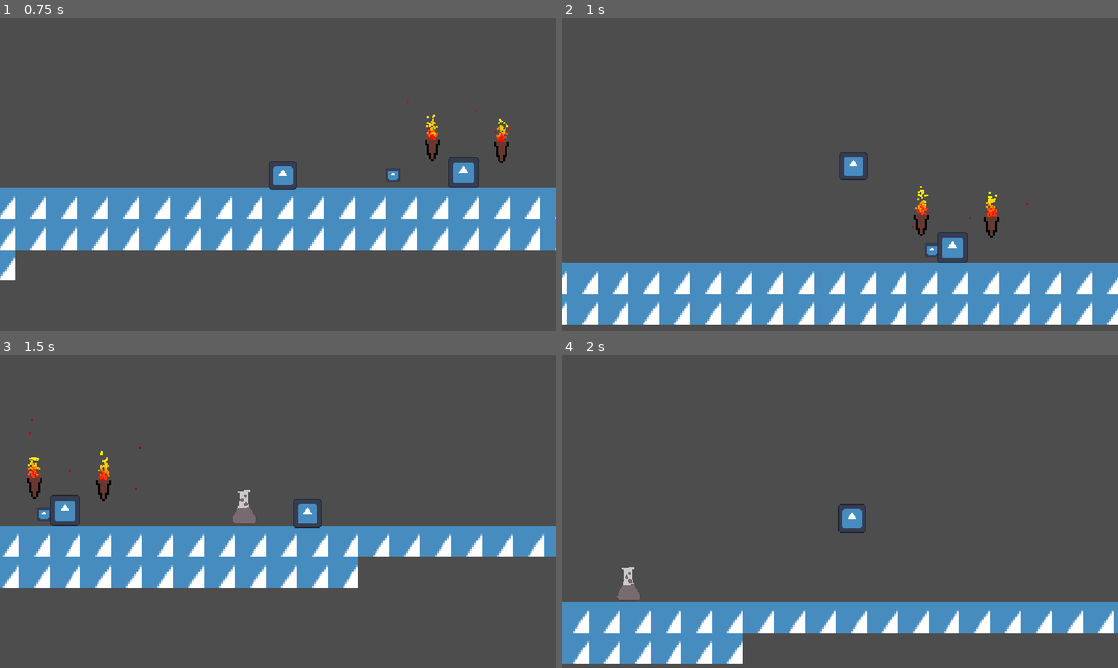
Above: before the commit, frames 1-4 (two rows, left to right).
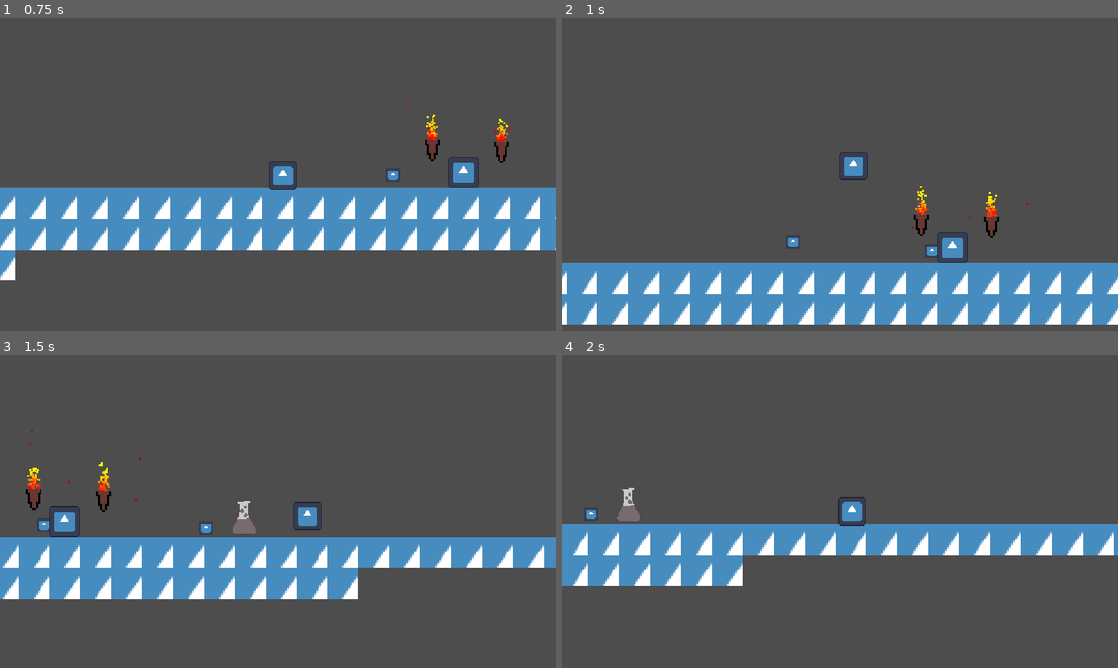
Above: after the commit, the same moments.

Repository: skueee/jame-gam-26
Game: Godot game, scene res://main.tscn
Two runs of this game, one before a commit and one after it. Both use one fixed random seed, a clock stepped at 60 frames per second and the inputs below. The engine's default icon, where the game draws it, is replaced by a stand-in: a white triangle on a blue panel in a dark square.
Inputs (mouse positions are in pixels of both pictures, inside the frame that each line leads up to):
- Up to frame 1 (0.75 s): tap Enter at 0.5 s; move the mouse to (400, 158) at 0.52 s; hold Right (right) from 0.53 s (still down); tap Q (throw) at 0.6 s; click (400, 158) at 0.67 s
- Up to frame 2 (1 s): keep holding Right (right); tap Up (up) at 0.77 s; tap Shift (bridge, bound only after the commit) at 0.8 s
- Up to frame 3 (1.5 s): keep holding Right (right); move the mouse to (166, 527) at 1.27 s; tap Shift (bridge, bound only after the commit) at 1.35 s
- Up to frame 4 (2 s): keep holding Right (right); tap Up (up) at 1.52 s; tap Q (throw) at 1.55 s

Frame 1 is identical in both runs. In frame 2, 0.3% of the frame differs, in the area x 4-79%, y 54-98%; in frame 3, 12%; in frame 4, 27%, in the area x 0-100%, y 42-99%.

Commit message:
now can bridge! no cooldown tho yet

Diff:
--- /dev/null
+++ b/bridgeable.tscn
@@ -0,0 +1,45 @@
+[gd_scene format=3 uid="uid://c6mo3p1dioh2s"]
+
+[ext_resource type="Texture2D" uid="uid://1v7kurpovumq" path="res://icon.svg" id="1_uo1tn"]
+
+[sub_resource type="GDScript" id="GDScript_uo1tn"]
+resource_name = "expire"
+script/source = "extends RigidBody2D
+@onready var timer: Timer = $Timer
+
+
+# Called when the node enters the scene tree for the first time.
+func _ready() -> void:
+	timer.timeout.connect(expire)
+	timer.start()
+
+
+func expire():
+	freeze = false
+	apply_central_impulse(Vector2(0, -0.2))
+	timer.timeout.connect(expire2)
+	timer.start()
+
+func expire2():
+	queue_free()
+"
+
+[sub_resource type="RectangleShape2D" id="RectangleShape2D_tsws6"]
+size = Vector2(7.5, 7.5)
+
+[node name="bridgeable" type="RigidBody2D" unique_id=1626015072]
+mass = 0.007
+gravity_scale = 0.2
+freeze = true
+script = SubResource("GDScript_uo1tn")
+
+[node name="Sprite2D" type="Sprite2D" parent="." unique_id=1759565082]
+position = Vector2(0, 5.9604645e-08)
+scale = Vector2(0.056640625, 0.05664063)
+texture = ExtResource("1_uo1tn")
+
+[node name="CollisionShape2D" type="CollisionShape2D" parent="." unique_id=696245529]
+shape = SubResource("RectangleShape2D_tsws6")
+
+[node name="Timer" type="Timer" parent="." unique_id=27813274]
+wait_time = 1.5
--- a/player.gd
+++ b/player.gd
@@ -25,6 +25,7 @@
 	set_velocit(_delta)
 	move_and_slide()
 	attack()
+	bridge()
 
 
 func get_input():
@@ -35,6 +36,16 @@
 		elif is_on_wall():
 			wall_jump = true
 			wall_direction = get_wall_normal()
+func bridge():
+	if Input.is_action_just_pressed("bridge"):
+
+		var bridgeable: PackedScene = load("res://bridgeable.tscn")
+		var bridge: RigidBody2D = bridgeable.instantiate()
+		bridge.global_position = Vector2(global_position.x, global_position.y+10)
+		get_parent().add_child(bridge)
+		var throw_direction = Vector2(direction, 0)
+		var throw_force = 500.0
+		bridge.apply_central_impulse(throw_direction * throw_force)
 
 func attack():
 	if Input.is_action_just_pressed("throw"):
--- a/project.godot
+++ b/project.godot
@@ -70,6 +70,11 @@
 "events": [Object(InputEventKey,"resource_local_to_scene":false,"resource_name":"","device":-1,"window_id":0,"alt_press …(192 unchanged characters)…
 ]
 }
+bridge={
+"deadzone": 0.2,
+"events": [Object(InputEventKey,"resource_local_to_scene":false,"resource_name":"","device":-1,"window_id":0,"alt_pressed":false,"shift_pressed":false,"ctrl_pressed":false,"meta_pressed":false,"pressed":false,"keycode":0,"physical_keycode":4194325,"key_label":0,"unicode":0,"location":0,"echo":false,"script":null)
+]
+}
 
 [physics]
 
Not shown: 2 places in throwable.tscn that only renumber resources
